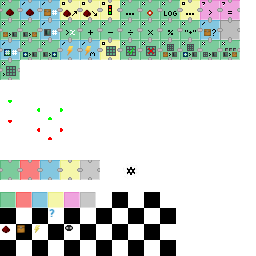
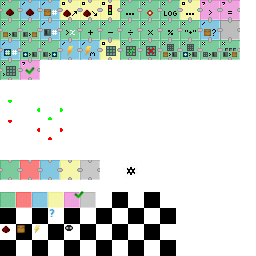
Two versions of the same layered image (256×256). Layer-by-layer changes:
added layer "check-yes-ok-icone-8500-96.png" above "icons.png" over <box>74,190,84,199</box>
painted on "icons.png" over <box>20,60,40,80</box>
